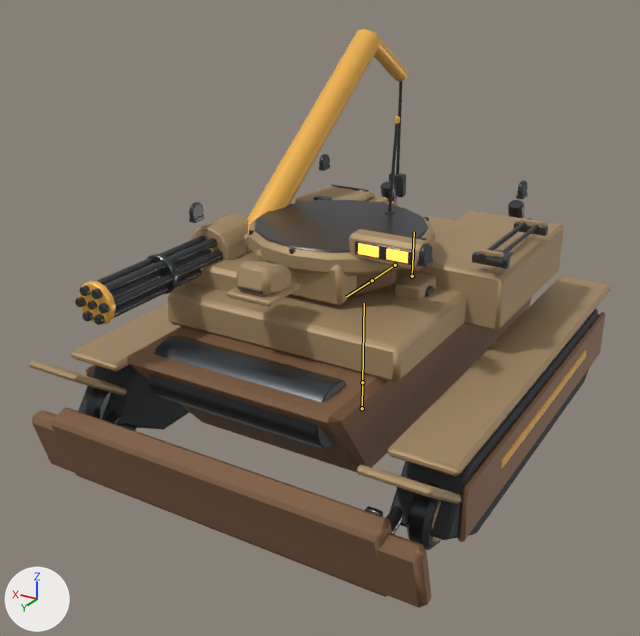
Two versions of the FBX model unity/RogueCommandAssetAuthoring/Assets/RogueCommandExpansionSample/Models/SalvageHauler.fbx, one commit apart.
Both versions are drawn from a 50 mm camera at (-2.76, 5.22, 3.27) aimed at (0.13, 0.4, 0.86). Lighting does not change. The marker at lower left points along +X, +Y and +Z. The older version comes first. Both versions are drawn at frame 1 of the action 'Drive'; the numbers are the values there. The bones that bend it are drawn over the model as lines.

In view in the first picture: 'SalvageHauler_Batch_Gunmetal', 'SalvageHauler_Batch_LightArmor', 'SalvageHauler_Batch_PrimaryArmor', 'SalvageHauler_Batch_Tread', 'SalvageHauler_Batch_Warning' and 2 more.
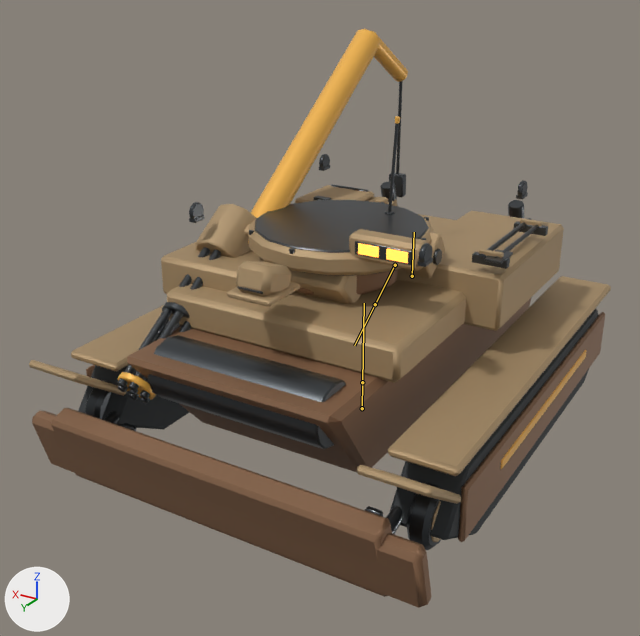
Boxes (x1, y1, x2, y2) around the edits, measured in the pictures (640 x 636 px):
```json
{"object": "SalvageHauler_Batch_LightArmor", "change": "posed", "before": [29, 185, 611, 504], "after": [29, 185, 611, 504]}
{"object": "SalvageHauler_Batch_Gunmetal", "change": "posed", "before": [75, 81, 548, 550], "after": [85, 81, 548, 550]}
{"object": "SalvageHauler_Batch_Warning", "change": "posed", "before": [79, 29, 586, 469], "after": [117, 29, 586, 469], "on screen": "mostly hidden"}
{"bone": "Bone_TurretPitch", "before": "(395, 265) to (372, 280)", "after": "(395, 265) to (375, 304)"}
```

The change, as JSON lines over the scene's bpy script:
```json
{"block": "bone_bone_turretpitch", "where": "bone_bone_turretpitch = bpy.data.objects['SalvageHauler_Armature'].pose.bones['Bone_TurretPitch']  # child of 'Bone_TurretYaw'"}
{"op": "set", "path": "bone_bone_turretpitch.rotation_quaternion", "old": "(1.0, 0.0, 0.0, 0.0)", "new": "(0.956, -0.292, 0.0, 0.0)", "note": "degrees (0, 0, 0) -> degrees (-34, 0, 0)"}
```
